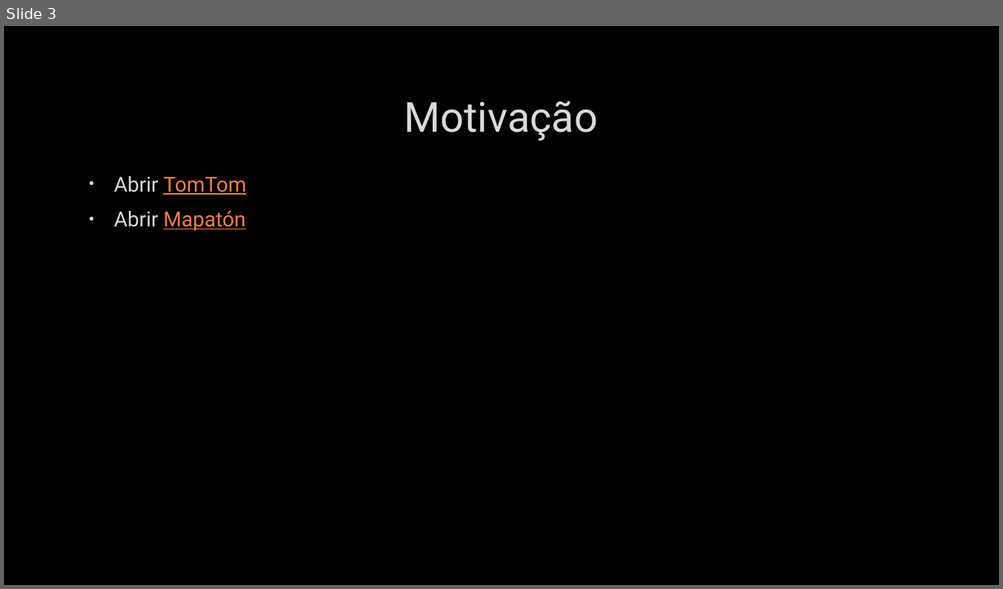
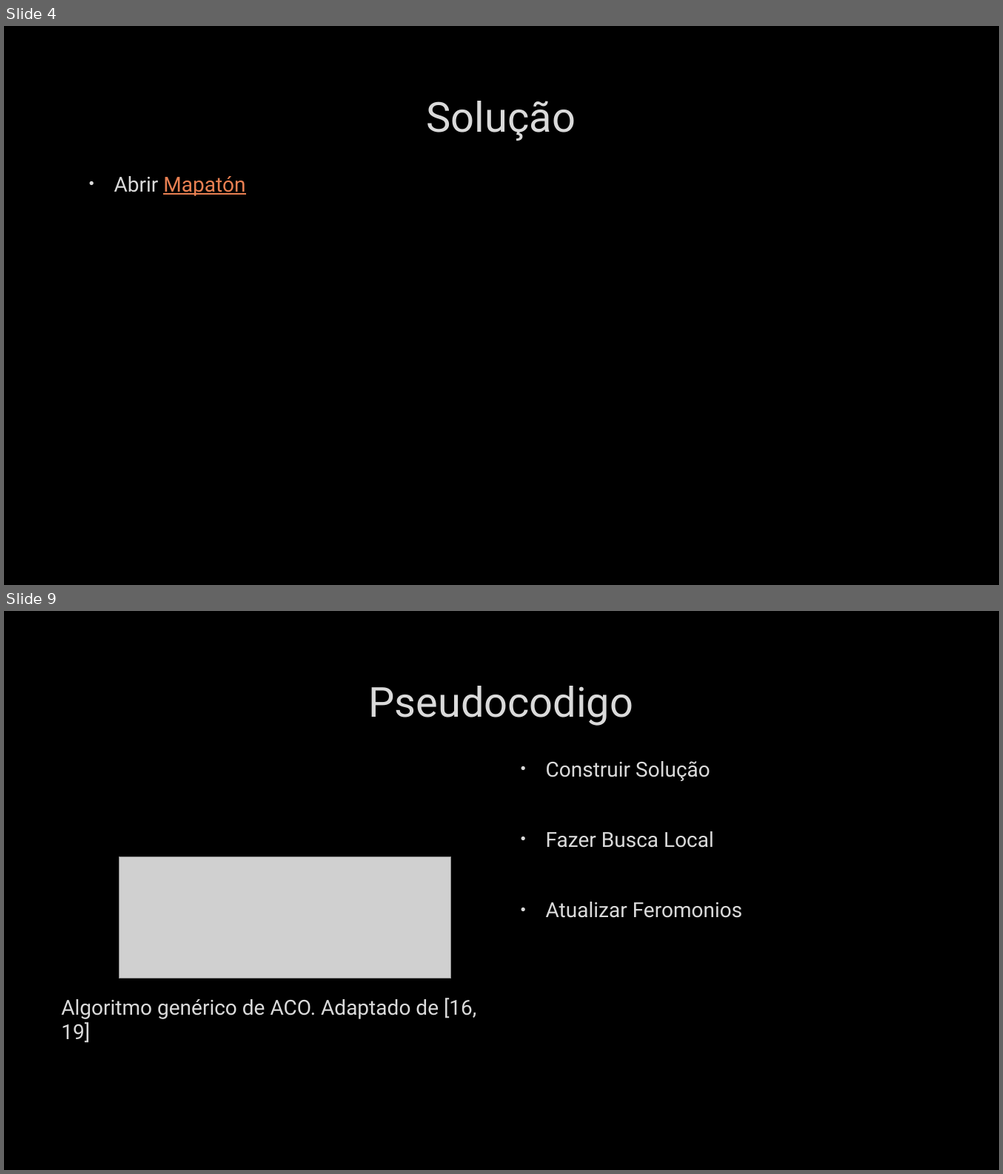
Before and after one commit to whschettert/ACO-Algorithm-for-Shortest-Path, a slide deck: Um Algoritmo de Colônia de Formigas para Otimização.pptx. Shown one above the other, each under a label of ours: slide 3 before the commit, slides 4 and 9 after it; the slides between them are not shown. The pictures are 1003x589 and 1003x1174 pixels, drawn with LibreOffice and Linux fonts; fonts in the diff are those of the drawing; grey boxes stand for pictures; background and template pictures are left out. Boxes give left, top, right and bottom in pixels: in the first picture for what was removed or moved away, otherwise in the second. Text is boxed around its words. In the diff, an @@ line names an element or a change of style, - is before the commit and + after.

```diff
--- a/Um Algoritmo de Colônia de Formigas para Otimização.pptx
+++ b/Um Algoritmo de Colônia de Formigas para Otimização.pptx
@@ slide 9 added at box(4, 611, 999, 1170), background picture (left out) @@
@@ title added at box(368, 686, 633, 726), 40 pt, text #DADADA @@
+Pseudocodigo
@@ text added at box(546, 761, 743, 918), 20 pt, text #DADADA @@
+• Construir Solução
+• Fazer Busca Local
+• Atualizar Feromonios
@@ picture added at box(119, 857, 451, 978) @@
@@ text added at box(61, 998, 476, 1043), 20 pt, text #DADADA @@
+Algoritmo genérico de ACO. Adaptado de [16, 19]
@@ what was slide 3 is now slide 4 @@
@@ slide 4 changed as well @@
@@ title at box(427, 101, 575, 141): text changed @@
-Motivação
+Solução
@@ text at box(114, 176, 246, 195): paragraph removed @@
-• Abrir TomTom
```
Also in this commit, not shown: 1 other slide changed, 14 other slides added, 2 slides removed.
